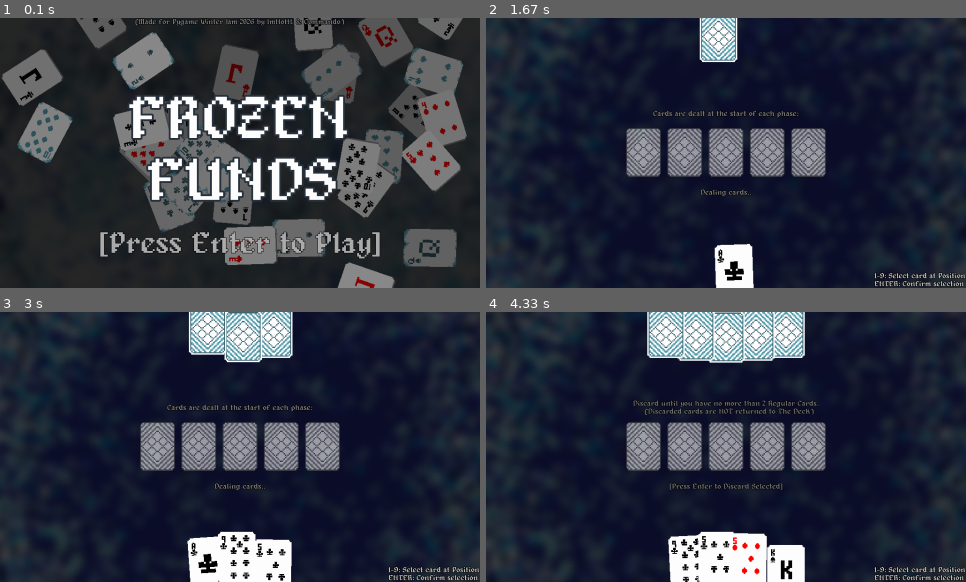
Above: before the commit, frames 1-4 (two rows, left to right).
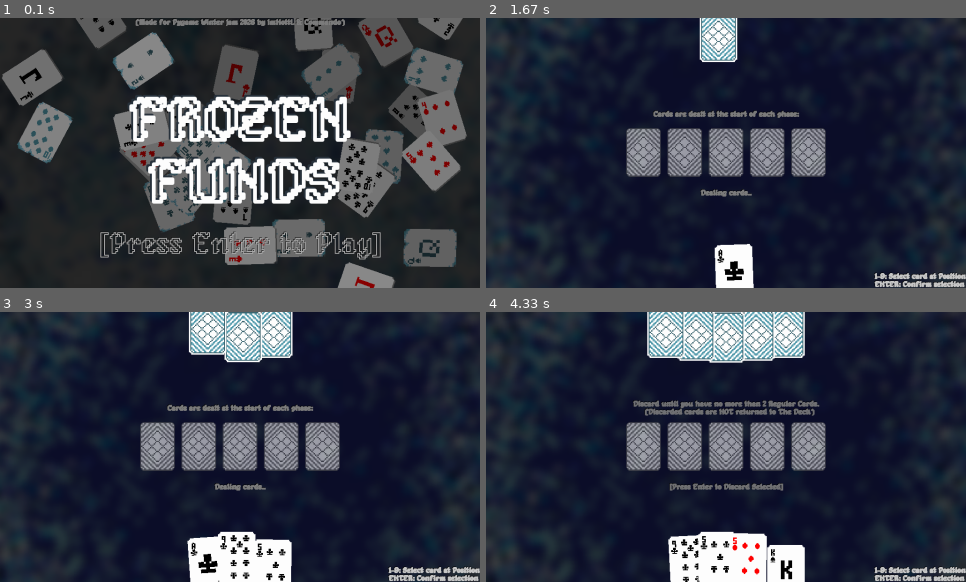
Above: after the commit, the same moments.

Repository: Lucas-Platt-Nott/pygame-winter-jam-2026
Game: pygame game, started from main.py
Two runs of this game, one before a commit and one after it. Both use one fixed random seed, a clock stepped at 60 frames per second and the inputs below.
Inputs (mouse positions are in pixels of both pictures, inside the frame that each line leads up to):
- Up to frame 1 (0.1 s): no input
- Up to frame 2 (1.67 s): tap Enter at 0.33, 0.67 s
- Up to frame 3 (3 s): no input
- Up to frame 4 (4.33 s): tap 1 at 3.57 s; tap Enter at 3.9 s; click (582, 355) at 4.28 s

The runs differ from the first frame. In frame 1, 9.3% of the frame differs, in the area x 20-80%, y 0-90%; in frame 2, 1.2%; in frame 3, 1.2%; in frame 4, 2.0%.

Commit message:
Changed Assets

Diff:
--- a/assets.py
+++ b/assets.py
@@ -17,18 +17,14 @@
         for rank in RANKS:
             pass
 
-def render_outlined(
-    font: pygame.Font,
-    text: str,
-    text_color: pygame.typing.ColorLike,
-    outline_color: pygame.typing.ColorLike,
-    outline_width: int,
-) -> pygame.Surface:
+def render_outlined(font: pygame.Font, text: str, text_color: pygame.typing.ColorLike, outline_color: pygame.typing.ColorLike, outline_width: int,) -> pygame.Surface:
     old_outline = font.outline
     if old_outline != 0:
         font.outline = 0
+
+    font.outline = outline_width
+
     base_text_surf = font.render(text, True, text_color)
-    font.outline = outline_width
     outlined_text_surf = font.render(text, True, outline_color)
 
     outlined_text_surf.blit(base_text_surf, (outline_width, outline_width))
